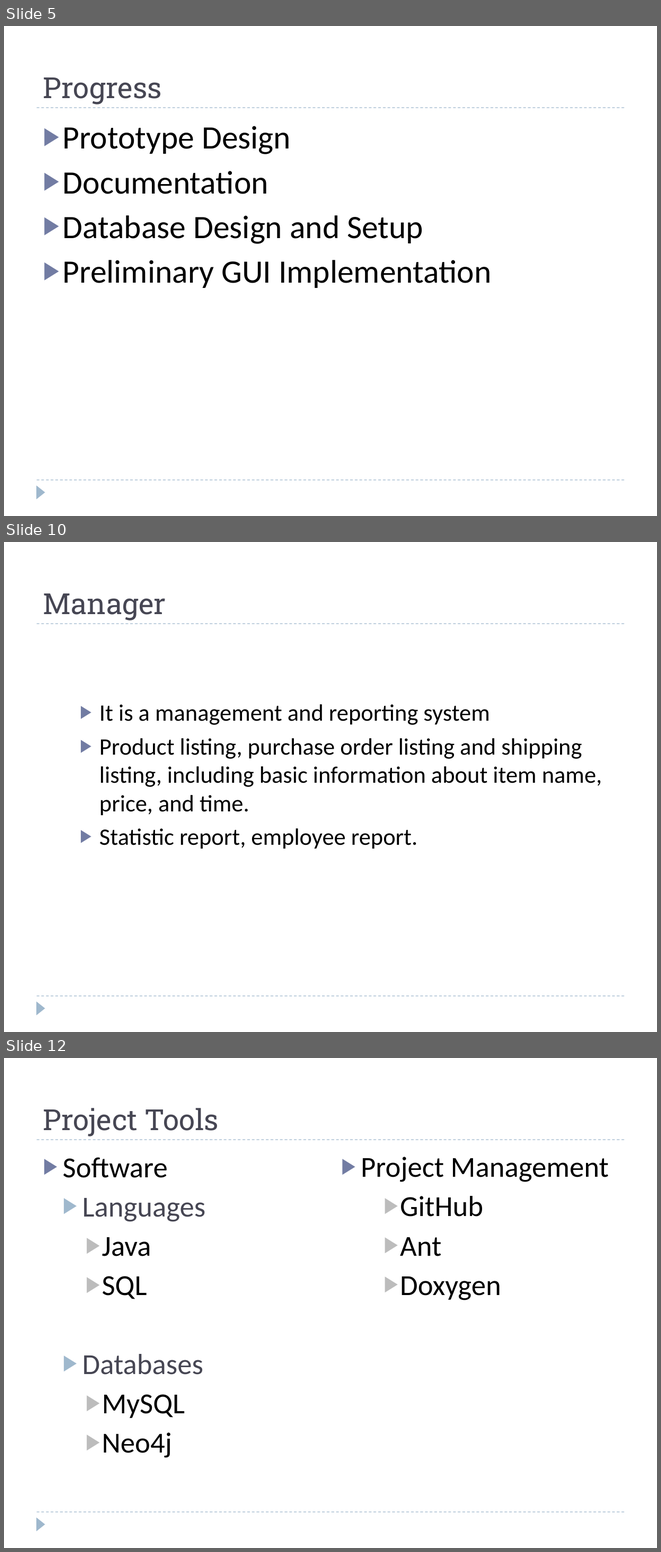
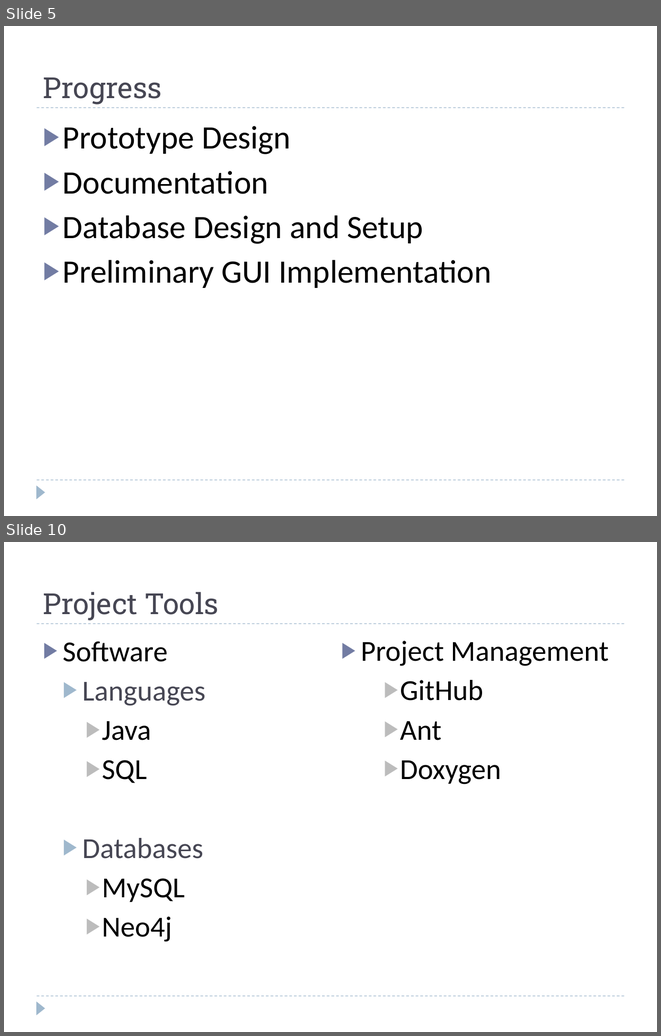
Before and after one commit to mtriff/cmpt370-warehouse, a slide deck: docs/presentation-proposal/group02-proposalPresentation-warehouse.pptx. Shown one above the other, each under a label of ours: slides 5, 10 and 12 before the commit, slides 5 and 10 after it; the slides between them are not shown. The pictures are 661x1552 and 661x1036 pixels, drawn with LibreOffice and Linux fonts; fonts in the diff are those of the drawing. Boxes give left, top, right and bottom in pixels: in the first picture for what was removed or moved away, otherwise in the second. Text is boxed around its words. In the diff, an @@ line names an element or a change of style, - is before the commit and + after.

```diff
--- a/docs/presentation-proposal/group02-proposalPresentation-warehouse.pptx
+++ b/docs/presentation-proposal/group02-proposalPresentation-warehouse.pptx
@@ slide 10 removed at box(4, 542, 657, 1032), background #FFFFFF; not listed: 3 template elements that a slide beside it also shows @@
@@ title removed at box(43, 593, 166, 620) @@
-Manager
@@ text removed at box(99, 704, 602, 849) @@
-▶ It is a management and reporting system
-▶ Product listing, purchase order listing and shipping listing, including basic information about item name, price, and time.
-▶ Statistic report, employee report.
@@ what was slide 12 is now slide 10 @@
```
Also in this commit, not shown: 4 slides changed, 3 slides added, 4 other slides removed.
